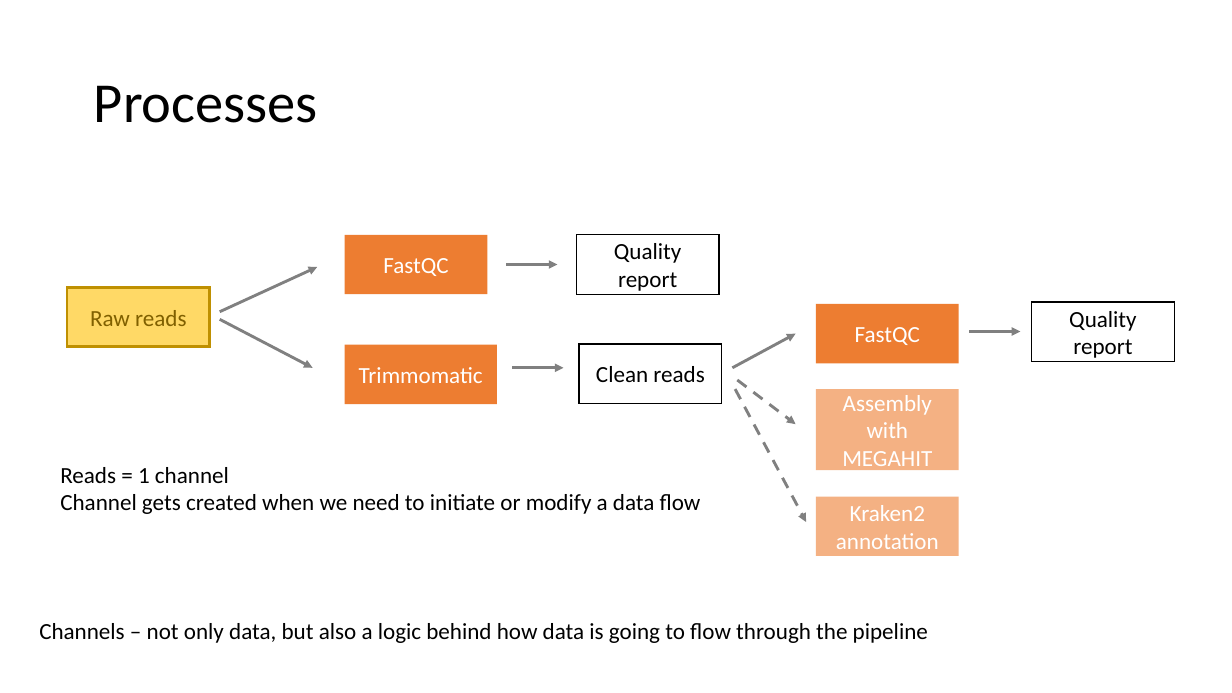
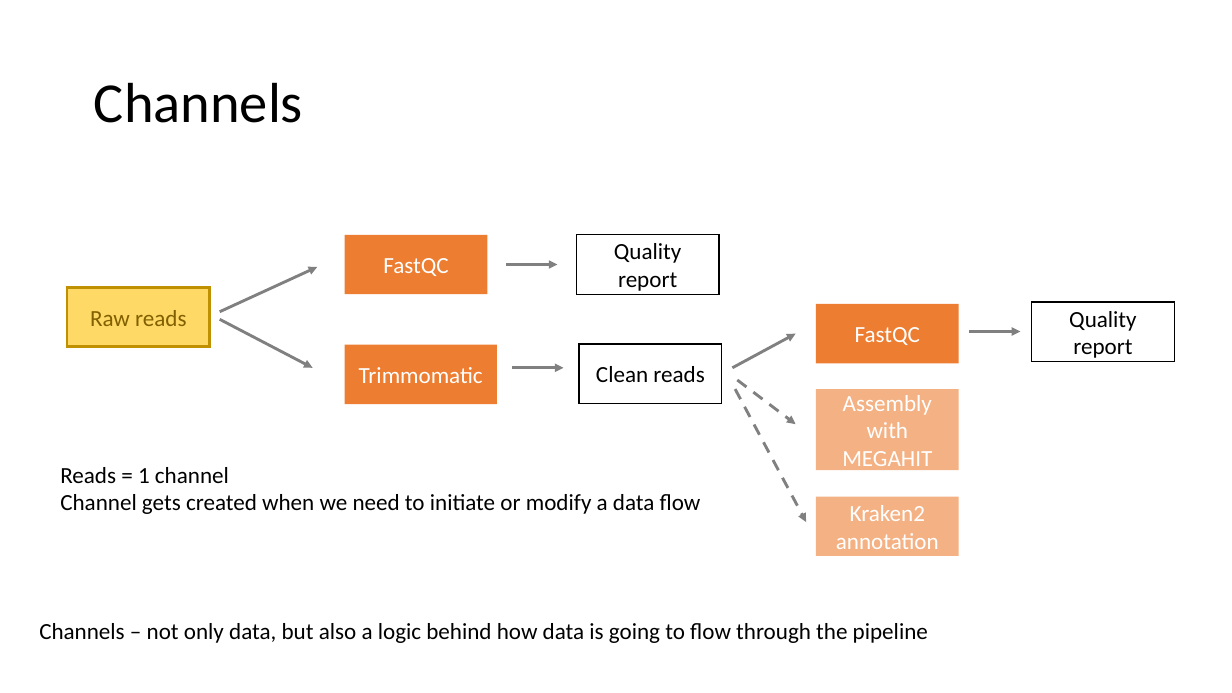
Before and after one commit to hurwitzlab/nextflow_crash_course, a slide deck: slide 12 of day1_material/slides/day1.pptx. Drawn at 1232x693 pixels with LibreOffice and Linux fonts; fonts in the diff are those of the drawing. Boxes give left, top, right and bottom in pixels: in the first picture for what was removed or moved away, otherwise in the second. Text is boxed around its words. In the diff, an @@ line names an element or a change of style, - is before the commit and + after.

```diff
--- a/day1_material/slides/day1.pptx
+++ b/day1_material/slides/day1.pptx
@@ title at box(94, 82, 303, 123): text changed @@
-Processes
+Channels
```
Also in this commit, not shown: 1 other slide changed, 4 slides added, 9 other files.
